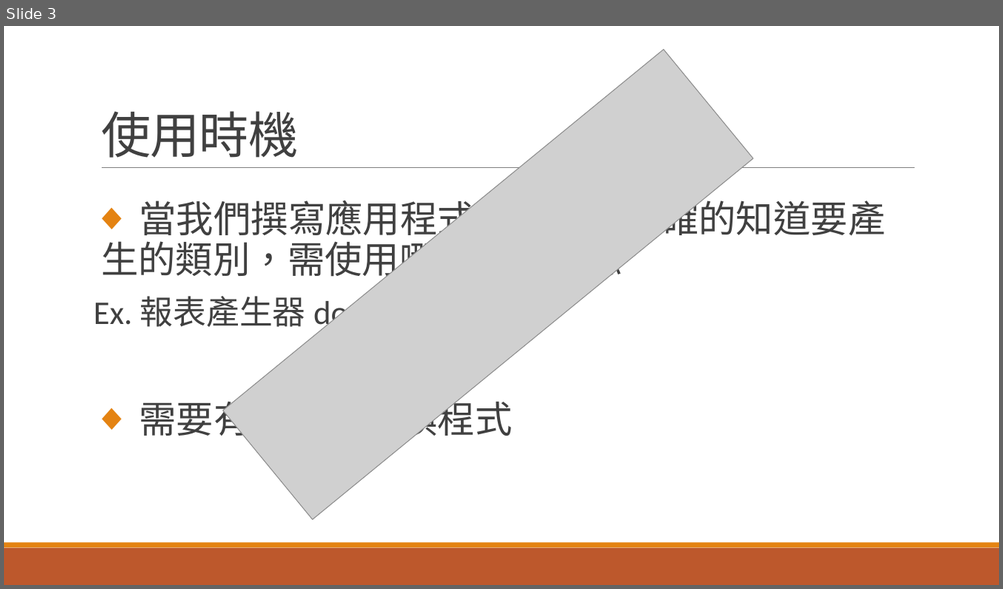
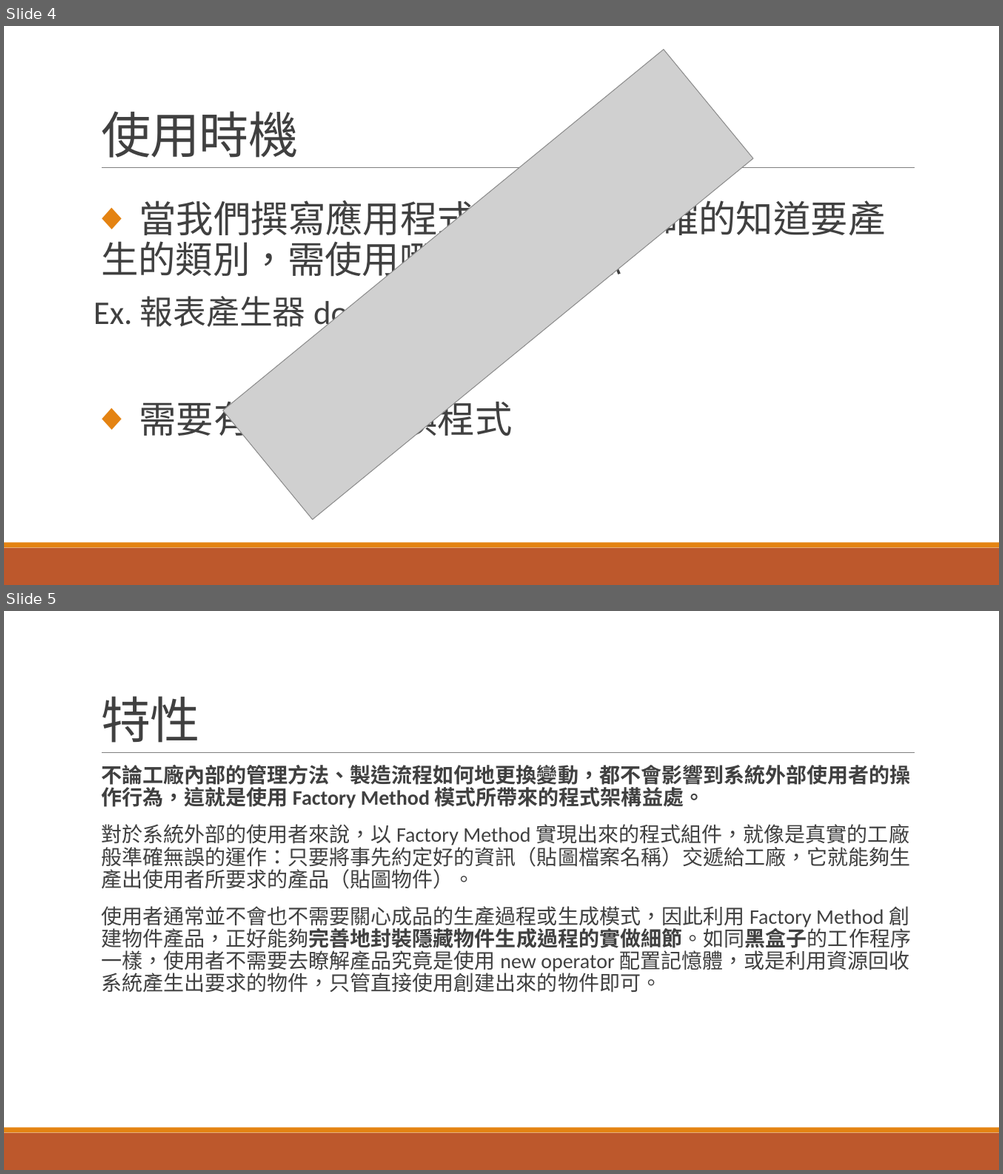
Before and after one commit to NCNU-OpenSource/1041-SE-Team2, a slide deck: factorypattern.pptx. Shown one above the other, each under a label of ours: slide 3 before the commit, slides 4 and 5 after it. The pictures are 1003x589 and 1003x1174 pixels, drawn with LibreOffice and Linux fonts; fonts in the diff are those of the drawing; grey boxes stand for pictures. Boxes give left, top, right and bottom in pixels: in the first picture for what was removed or moved away, otherwise in the second. Text is boxed around its words. In the diff, an @@ line names an element or a change of style, - is before the commit and + after.

```diff
--- a/factorypattern.pptx
+++ b/factorypattern.pptx
@@ slide 5 added at box(4, 611, 999, 1170), background #FFFFFF; not listed: 3 template elements that a slide beside it also shows @@
@@ title added at box(101, 696, 200, 743), 48 pt, text #404040 @@
+特性
@@ text added at box(101, 765, 910, 993), 20 pt, text #404040 @@
+  不論工廠內部的管理方法、製造流程如何地更換變動，都不會影響到系統外部使用者的操作行為，這就是使用 Factory Method 模式所帶來的程式架構益處。
+  對於系統外部的使用者來說，以 Factory Method 實現出來的程式組件，就像是真實的工廠般準確無誤的運作：只要將事先約定好的資訊（貼圖檔案名稱）交遞給工廠，它就能夠生產出使用者所要求的產品（貼圖物件）。
+  使用者通常並不會也不需要關心成品的生產過程或生成模式，因此利用 Factory Method 創建物件產品，正好能夠完善地封裝隱藏物件生成過程的實做細節。如同黑盒子的工作程序一樣，使用者不需要去瞭解產品究竟是使用 new operator 配置記憶體，或是利用資源回收系統產生出要求的物件，只管直接使用創建出來的物件即可。
@@ what was slide 3 is now slide 4 @@
```
Also in this commit, not shown: 8 other slides added, 1 slide removed.
